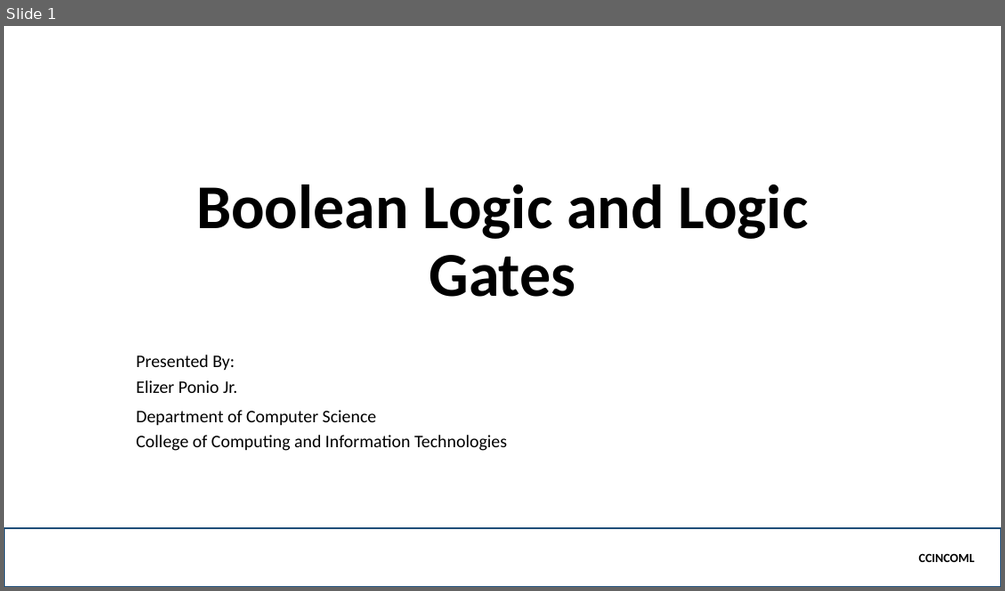
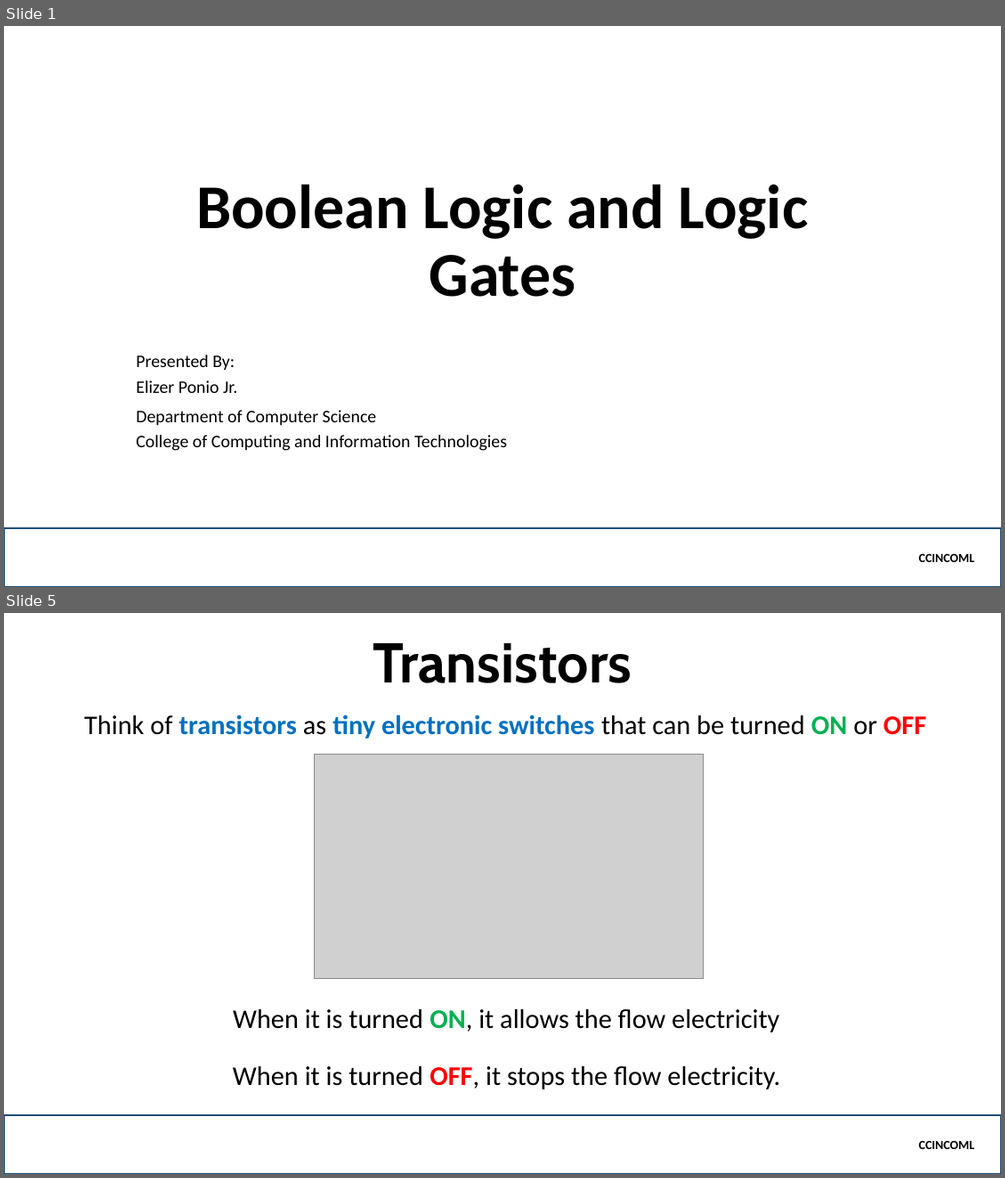
Before and after one commit to jamenggay/CCINCOML, a slide deck: Part 5 - Logic Gates/Boolean Logic and Logic Gates.pptx. Shown one above the other, each under a label of ours: slide 1 before the commit, slides 1 and 5 after it; the slides between them are not shown. The pictures are 1005x591 and 1005x1178 pixels, drawn with LibreOffice and Linux fonts; fonts in the diff are those of the drawing; grey boxes stand for pictures; background and template pictures are left out. Boxes give left, top, right and bottom in pixels: in the first picture for what was removed or moved away, otherwise in the second. Text is boxed around its words. In the diff, an @@ line names an element or a change of style, - is before the commit and + after.

```diff
--- a/Part 5 - Logic Gates/Boolean Logic and Logic Gates.pptx
+++ b/Part 5 - Logic Gates/Boolean Logic and Logic Gates.pptx
@@ slide 5 added at (4, 613, 1001, 1174), background picture (left out) @@
@@ title added at (373, 643, 632, 683), 54 pt, text #000000, bold @@
+Transistors
@@ text added at (84, 714, 926, 738), 26 pt, text #0070C0, bold @@
+Think of transistors as tiny electronic switches that can be turned ON or OFF
@@ picture added at (314, 754, 704, 978) @@
@@ text added at (233, 1009, 779, 1032), 26 pt, text #000000 @@
+When it is turned ON, it allows the flow electricity
@@ text added at (233, 1066, 780, 1089), 26 pt, text #000000 @@
+When it is turned OFF, it stops the flow electricity.
@@ rectangle added at (4, 1115, 1001, 1174), outline #1F4E79 2.25 pt, 12 pt, text #000000, bold @@
+CCINCOML
```
Also in this commit, not shown: 1 slide changed, 12 other slides added, 1 slide removed.
